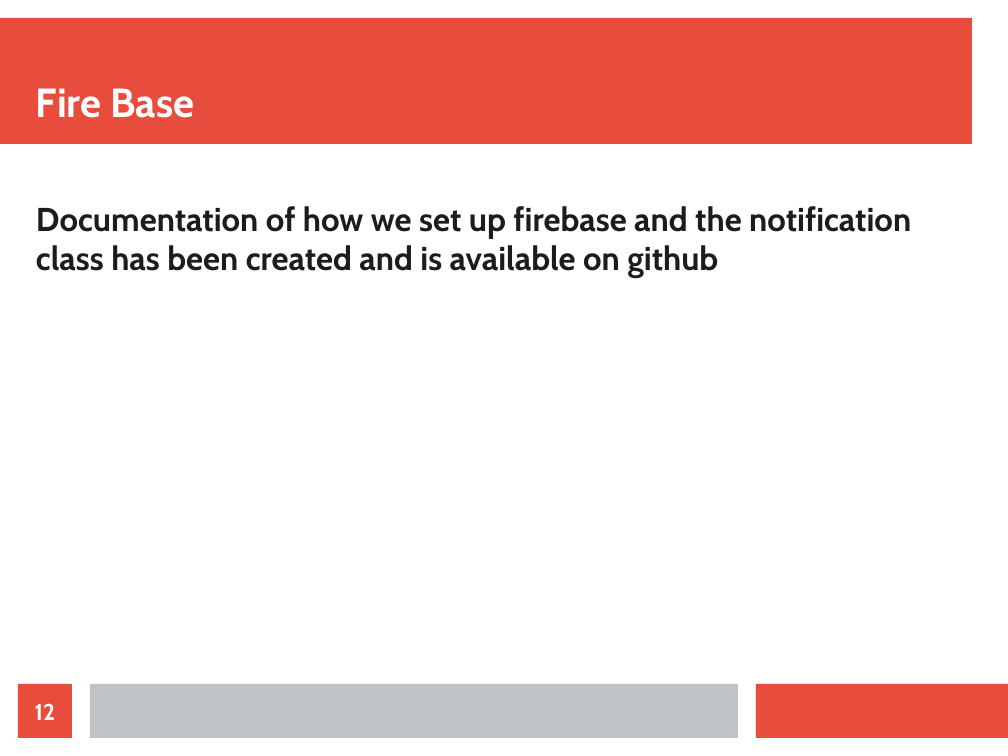
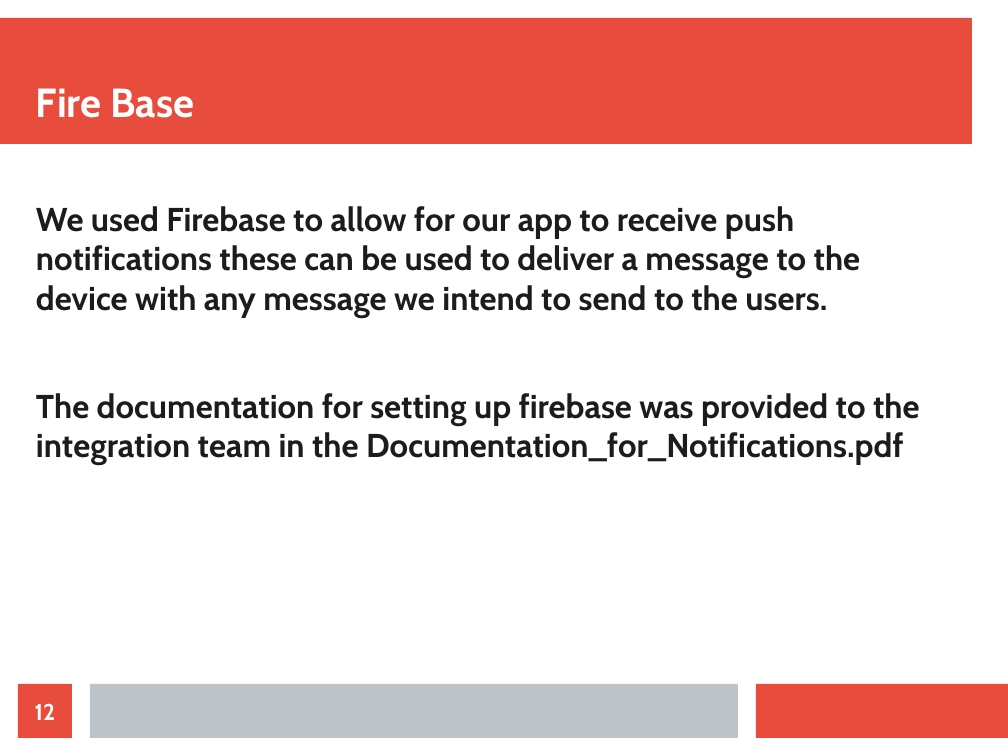
Before and after one commit to TNSelahle/Mouthpiece, a slide deck: slide 12 of Notifications/COS301_Omega_Notifications_Demo2.odp. Drawn at 1008x756 pixels with LibreOffice and Linux fonts; fonts in the diff are those of the drawing. Boxes give left, top, right and bottom in pixels: in the first picture for what was removed or moved away, otherwise in the second. Text is boxed around its words. In the diff, an @@ line names an element or a change of style, - is before the commit and + after.

```diff
--- a/Notifications/COS301_Omega_Notifications_Demo2.odp
+++ b/Notifications/COS301_Omega_Notifications_Demo2.odp
@@ text at (36, 206, 920, 465): text changed @@
-Documentation of how we set up firebase and the notification class has been created and is available on github
+We used Firebase to allow for our app to receive push notifications these can be used to deliver a message to the device with any message we intend to send to the users.
+The documentation for setting up firebase was provided to the integration team in the Documentation_for_Notifications.pdf
```
Also in this commit, not shown: 2 other slides changed, 1 slide added, 1 slide removed.
